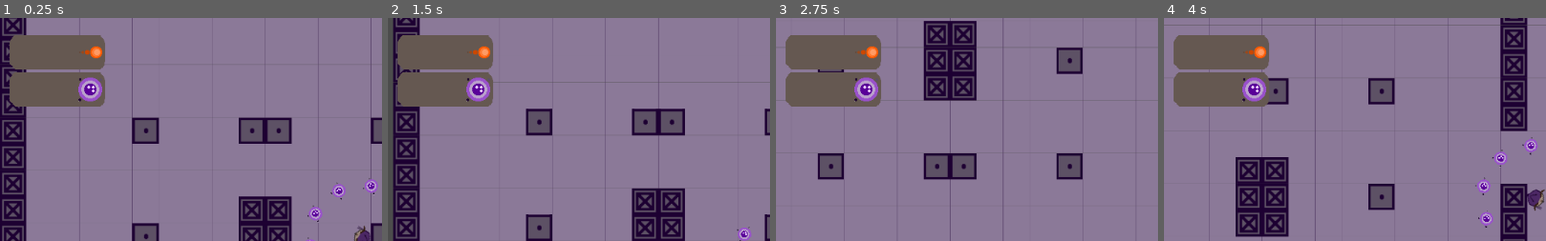
Above: before the commit, frames 1-4 (left to right).
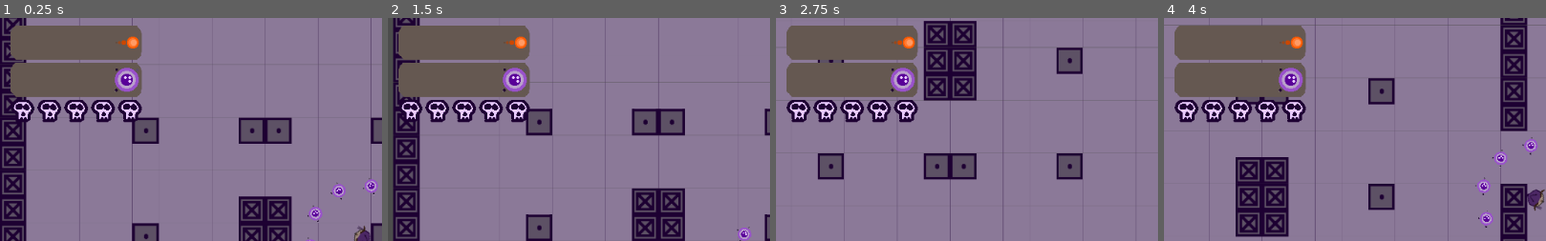
Above: after the commit, the same moments.

Repository: blackmadgames/sacrifices
Game: Godot game, scene res://scenes/game_scenes/Sandbox.tscn
Same seed, same stepped clock (60 frames per second), same inputs: the game is played once before the commit and once after it. The project has no main scene, so this scene is started directly.
Inputs (mouse positions are % of the whole screen's width and height, from its top left):
- Up to frame 1 (0.25 s): no input
- Up to frame 2 (1.5 s): move the mouse to (72, 45) at 0.52 s; hold D (move_right) 0.53-1.28 s; click (72, 45) at 0.6 s; move the mouse to (30, 55) at 1.27 s; hold S (move_down) from 1.28 s (still down); tap F (interact) at 1.35 s
- Up to frame 3 (2.75 s): move the mouse to (60, 28) at 2.02 s; release S (move_down) at 2.03 s; hold D (move_right) from 2.03 s (still down); click (60, 28) at 2.1 s
- Up to frame 4 (4 s): move the mouse to (45, 70) at 2.77 s; release D (move_right) at 2.78 s; hold W (move_up) 2.78-3.53 s; tap F (interact) at 2.85 s; move the mouse to (80, 65) at 3.52 s; hold A (move_left) from 3.53 s (still down); click (80, 65) at 3.6 s
The pictures show only the part of the screen within x 0-50%, y 1-51%; the shares and areas given below are measured in that part.

The runs differ from the first frame. In frame 1, 8.2% of the frame differs, in the area x 2-38%, y 3-48%; in frame 2, 8.2%; in frame 3, 8.3%; in frame 4, 8.1%.

Commit message:
GUI HP Counter

Diff:
--- a/scenes/game_scenes/Sandbox.tscn
+++ b/scenes/game_scenes/Sandbox.tscn
@@ -102,6 +102,7 @@
 position = Vector2( 976, 80 )
 rotation = 3.14159
 [connection signal="fire" from="Player" to="CanvasLayer/GUI" method="_on_Player_fire"]
+[connection signal="hit" from="Player" to="CanvasLayer/GUI" method="_on_Player_hit"]
 [connection signal="recharged_ammo" from="Player" to="CanvasLayer/GUI" method="_on_Player_recharged_ammo"]
 [connection signal="soul_lost" from="Player" to="CanvasLayer/GUI" method="_on_Player_soul_lost"]
 [connection signal="checkout_item" from="Shop" to="Player" method="_on_Shop_checkout_item"]
--- a/scenes/gui/GUI.tscn
+++ b/scenes/gui/GUI.tscn
@@ -13,10 +13,11 @@
 }
 
 [node name="Counters" type="VBoxContainer" parent="."]
-margin_left = 12.9129
-margin_top = 12.3964
-margin_right = 140.913
-margin_bottom = 140.396
+margin_left = 14.0
+margin_top = 14.0
+margin_right = 190.0
+margin_bottom = 146.0
+rect_min_size = Vector2( 176, 0 )
 alignment = 1
 __meta__ = {
 "_edit_use_anchors_": false
@@ -24,8 +25,15 @@
 
 [node name="AmmoCounter" parent="Counters" instance=ExtResource( 2 )]
 margin_top = 16.0
+margin_right = 176.0
 margin_bottom = 62.0
 
 [node name="SoulsCounter" parent="Counters" instance=ExtResource( 1 )]
 margin_top = 66.0
+margin_right = 176.0
 margin_bottom = 112.0
+
+[node name="HPCounter" type="HBoxContainer" parent="Counters"]
+margin_top = 116.0
+margin_right = 176.0
+margin_bottom = 116.0
--- /dev/null
+++ b/scenes/gui/HPIcon.tscn
@@ -0,0 +1,8 @@
+[gd_scene load_steps=2 format=2]
+
+[ext_resource path="res://assets/art/placeholders/img/skull.png" type="Texture" id=1]
+
+[node name="TextureRect" type="TextureRect"]
+margin_right = 32.0
+margin_bottom = 32.0
+texture = ExtResource( 1 )
--- a/scripts/actors/Player.gd
+++ b/scripts/actors/Player.gd
@@ -14,7 +14,7 @@
 
 func _ready() -> void:
     $SoulsCircle.start(souls_count)
-    $".."/CanvasLayer/GUI.initialize(gun_ammo, souls_count)
+    $".."/CanvasLayer/GUI.initialize(gun_ammo, souls_count, hp)
 
 func _process(_delta: float) -> void:
     look_at(get_global_mouse_position())
--- a/scripts/gui/GUI.gd
+++ b/scripts/gui/GUI.gd
@@ -4,9 +4,14 @@
 onready var ammo_label: = $Counters/AmmoCounter/Label
 onready var souls_label: =  $Counters/SoulsCounter/Label
 
-func initialize(ammo_count: int, souls_count: int) -> void:
+const HP_ICON_SCENE = preload("res://scenes/gui/HPIcon.tscn")
+
+func initialize(ammo_count: int, souls_count: int, hp: int) -> void:
     souls_label.text = str(souls_count)
     ammo_label.text = str(ammo_count)
+    for _i in range(hp):
+        var hp_icon = HP_ICON_SCENE.instance()
+        $Counters/HPCounter.add_child(hp_icon)
 
 func _on_Player_fire(_attach_to: Node2D, ammo_count: int) -> void:
     ammo_label.text = str(ammo_count)
@@ -16,3 +21,6 @@
 
 func _on_Player_recharged_ammo(ammo_count: int) -> void:
     ammo_label.text = str(ammo_count)
+
+func _on_Player_hit() -> void:
+    $Counters/HPCounter.remove_child($Counters/HPCounter.get_child(0))
